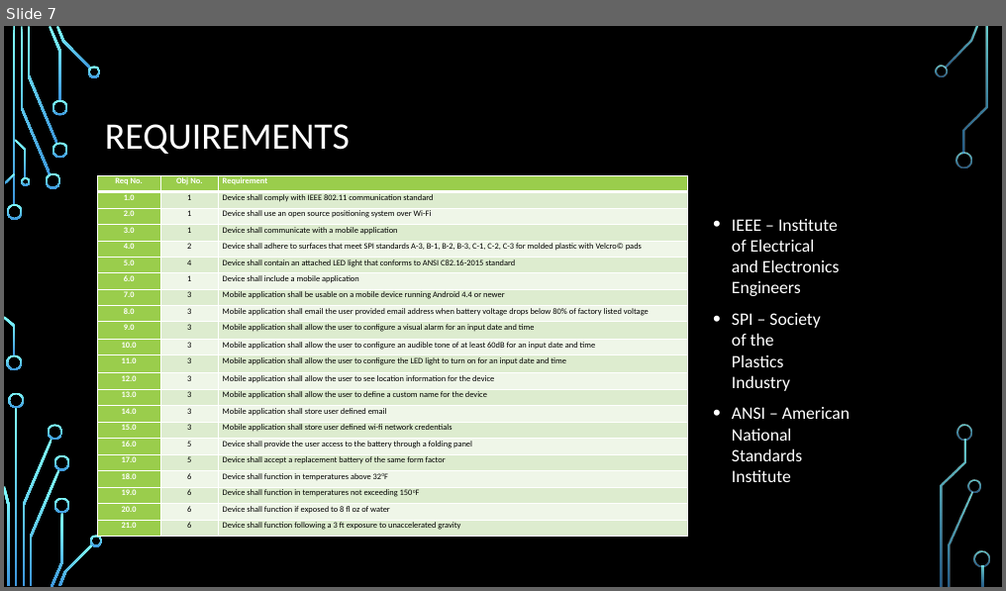
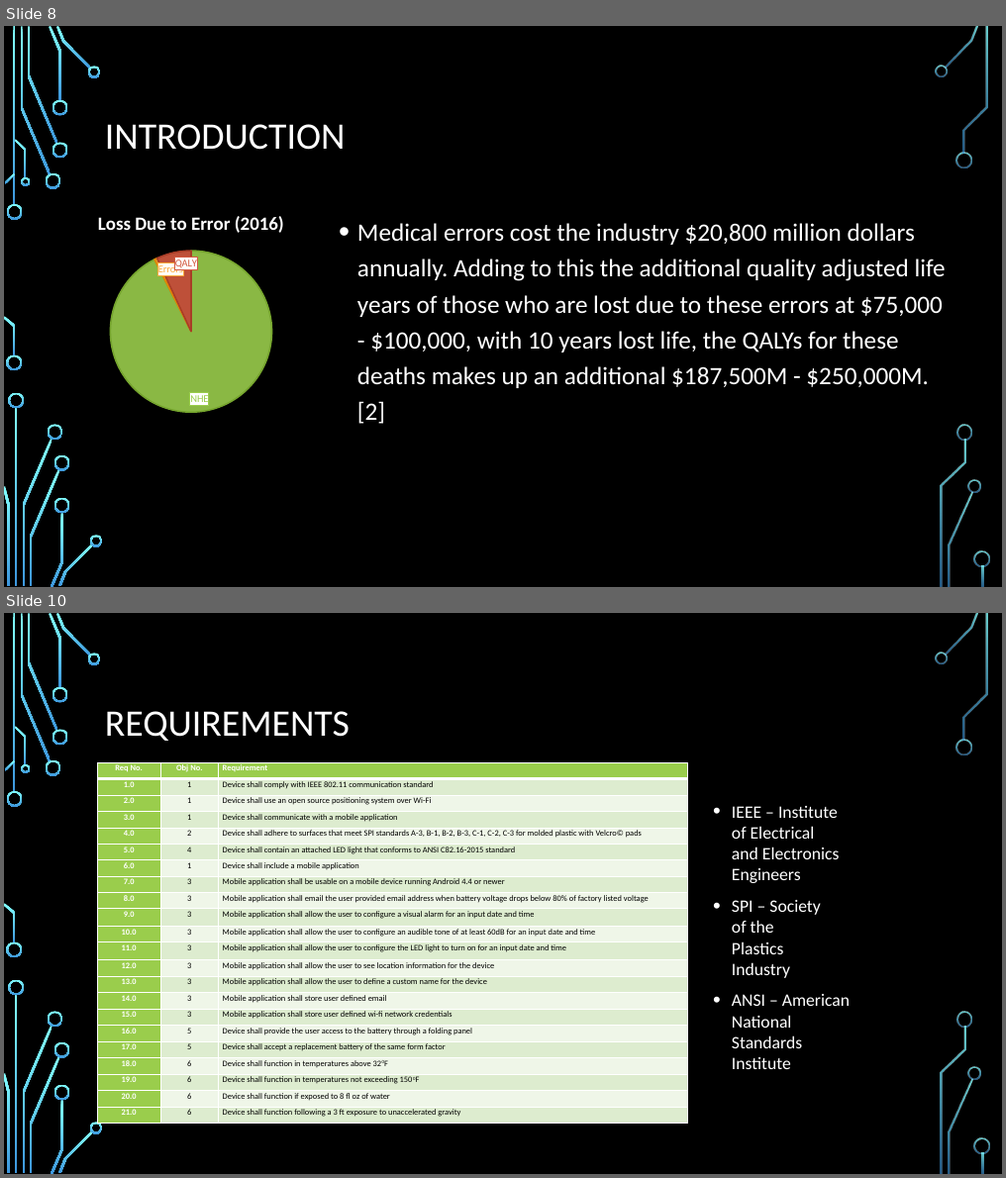
Before and after one commit to dontaylor6000/Group27_Tracker, a slide deck: Documentation/PDR.pptx. Shown one above the other, each under a label of ours: slide 7 before the commit, slides 8 and 10 after it; the slides between them are not shown. The pictures are 1006x591 and 1006x1178 pixels, drawn with LibreOffice and Linux fonts; fonts in the diff are those of the drawing; background and template pictures are left out. Boxes give left, top, right and bottom in pixels: in the first picture for what was removed or moved away, otherwise in the second. Text is boxed around its words. In the diff, an @@ line names an element or a change of style, - is before the commit and + after.

```diff
--- a/Documentation/PDR.pptx
+++ b/Documentation/PDR.pptx
@@ slide 8 added at box(4, 26, 1002, 587), background picture (left out); not listed: 36 template elements that a slide beside it also shows @@
@@ title added at box(105, 124, 346, 150), 36 pt, text #FFFFFF @@
+INTRODUCTION
@@ pie chart added at box(4, 198, 378, 423) @@
+title "Loss Due to Error (2016) "
+categories: NHE, Errors, QALY
+Series 1: 93, 1, 7
@@ text added at box(357, 223, 945, 424), 24 pt, text #FFFFFF @@
+• Medical errors cost the industry $20,800 million dollars annually. Adding to this the additional quality adjusted life years of those who are lost due to these errors at $75,000 - $100,000, with 10 years lost life, the QALYs for these deaths makes up an additional $187,500M - $250,000M.[2]
@@ what was slide 7 is now slide 10 @@
```
Also in this commit, not shown: 7 slides changed, 6 other slides added, 3 slides removed.
